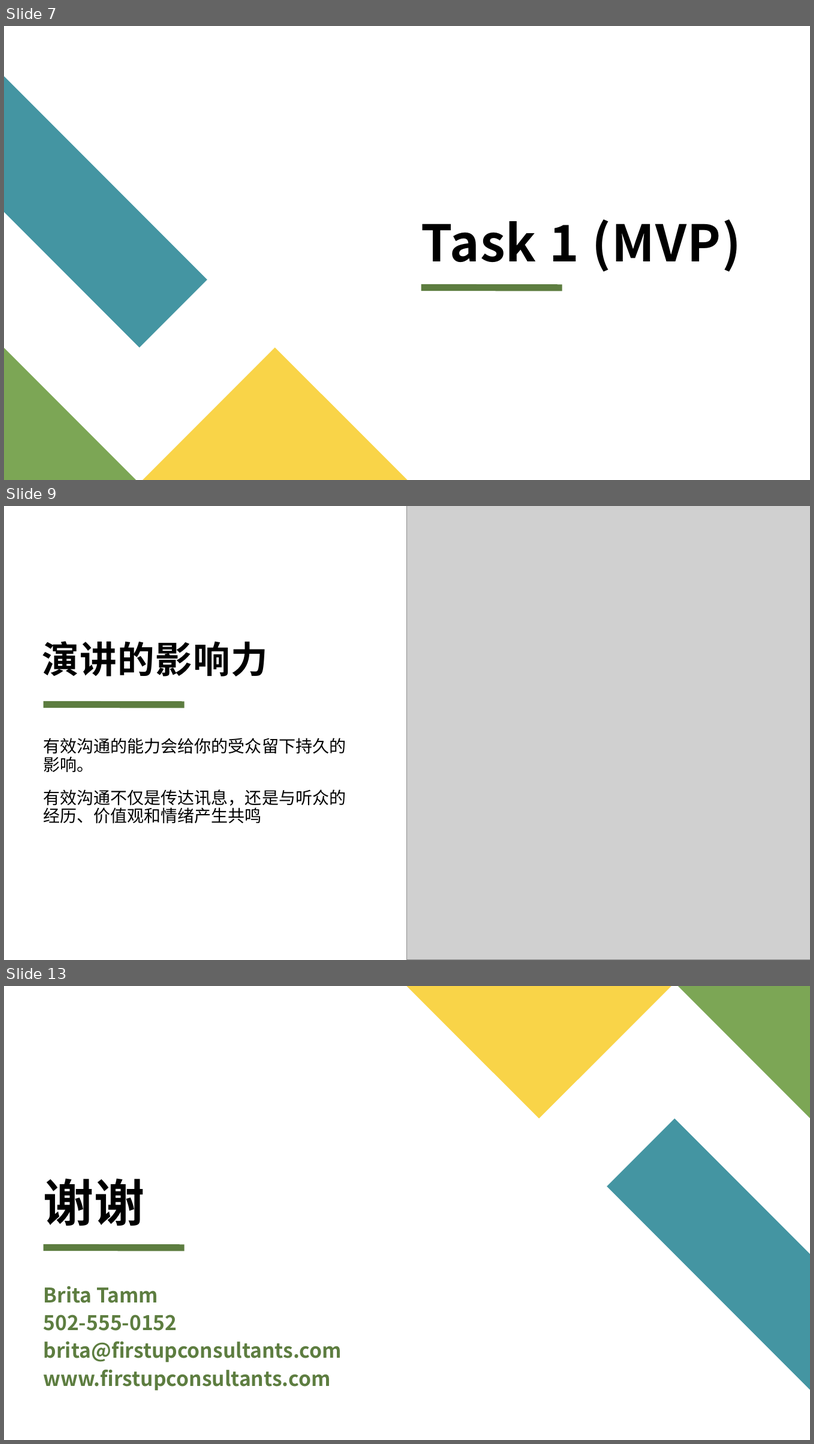
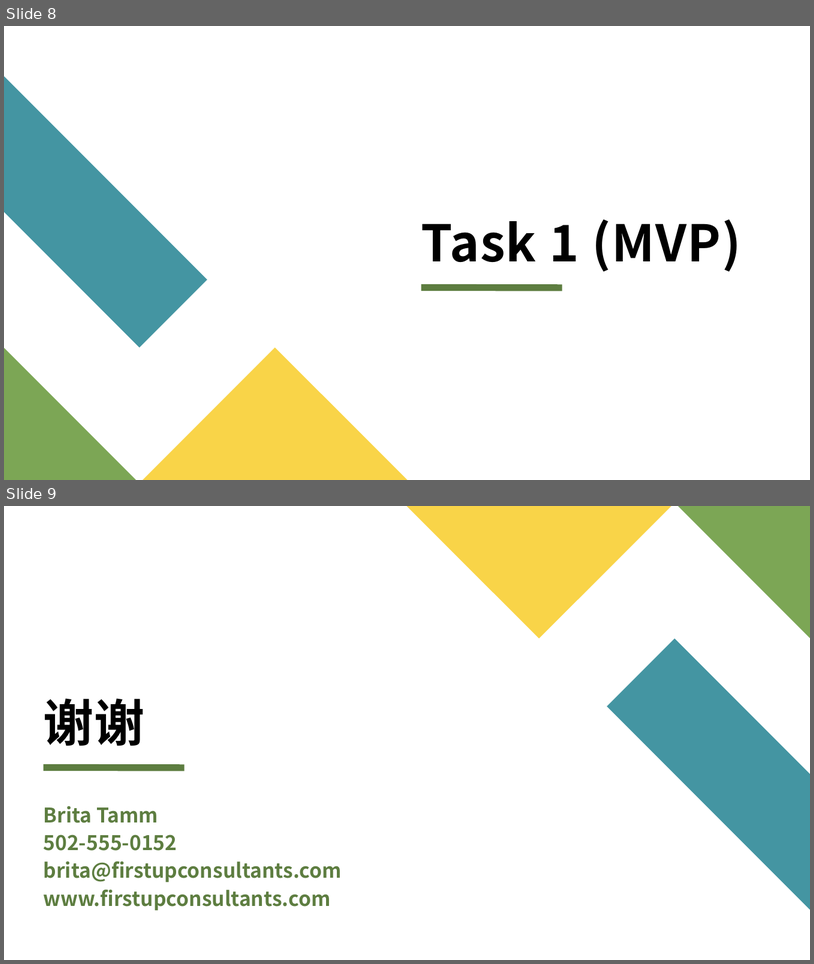
Before and after one commit to mooncakes0/ECE2071_project_F08, a slide deck: ECE2071_Project_F08_PPTslides.pptx. Shown one above the other, each under a label of ours: slides 7, 9 and 13 before the commit, slides 8 and 9 after it; the slides between them are not shown. The pictures are 814x1444 and 814x964 pixels, drawn with LibreOffice and Linux fonts; fonts in the diff are those of the drawing; grey boxes stand for pictures. Boxes give left, top, right and bottom in pixels: in the first picture for what was removed or moved away, otherwise in the second. Text is boxed around its words. In the diff, an @@ line names an element or a change of style, - is before the commit and + after.

```diff
--- a/ECE2071_Project_F08_PPTslides.pptx
+++ b/ECE2071_Project_F08_PPTslides.pptx
@@ slide 9 removed at box(4, 506, 810, 960), background #FFFFFF @@
@@ picture removed at box(408, 506, 810, 960) @@
@@ title removed at box(42, 641, 268, 676) @@
-演讲的影响力
@@ line removed from (44, 705) to (184, 705) @@
@@ text removed at box(43, 738, 346, 823) @@
-有效沟通的能力会给你的受众留下持久的影响。
-有效沟通不仅是传达讯息，还是与听众的经历、价值观和情绪产生共鸣
@@ what was slide 7 is now slide 8 @@
@@ what was slide 13 is now slide 9 @@
```
Also in this commit, not shown: 1 slide changed, 2 slides added, 5 other slides removed, 1 other file.
